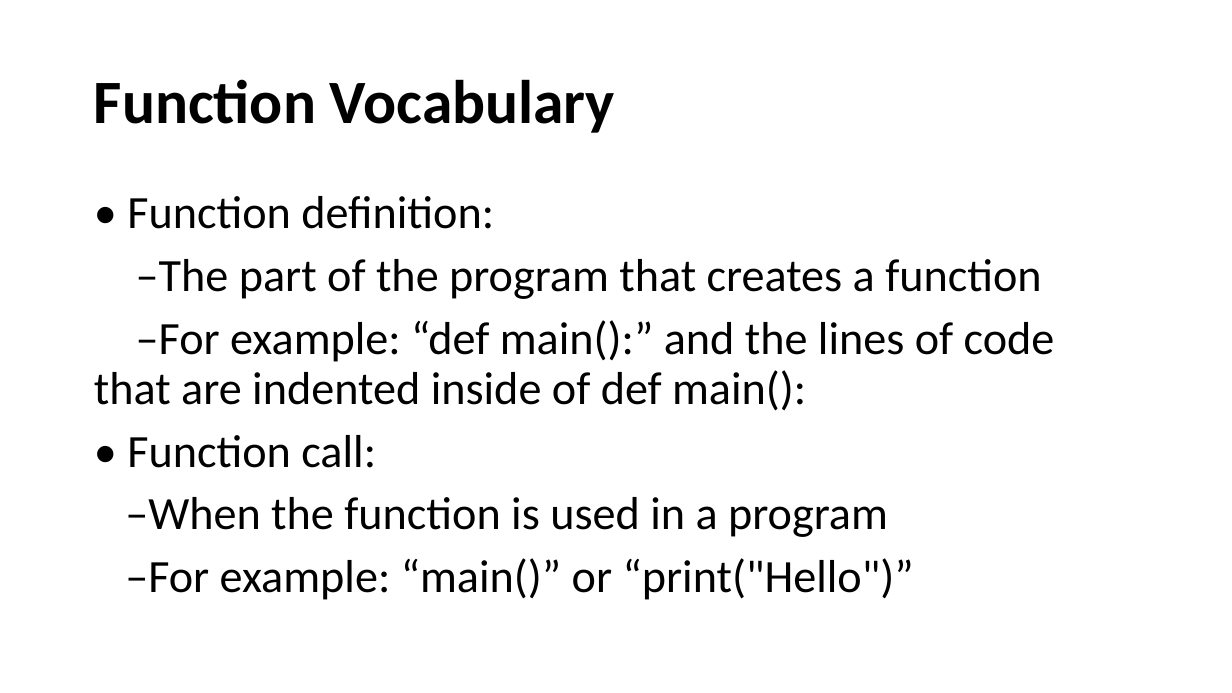
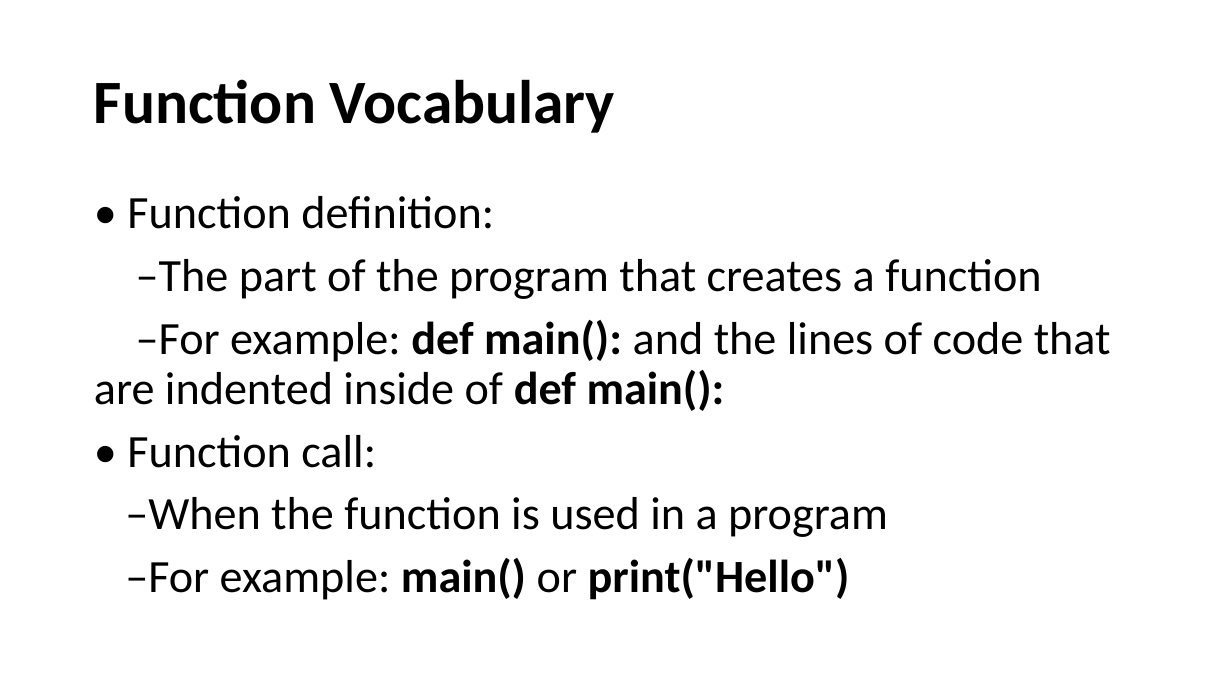
Before and after one commit to HKohin/Python-for-Upward-Bound-Program, a slide deck: slide 10 of PYTHON_10_Functions Part 1.pptx. Drawn at 1232x693 pixels with LibreOffice and Linux fonts; fonts in the diff are those of the drawing. Boxes give left, top, right and bottom in pixels: in the first picture for what was removed or moved away, otherwise in the second. Text is boxed around its words. In the diff, an @@ line names an element or a change of style, - is before the commit and + after.

```diff
--- a/PYTHON_10_Functions Part 1.pptx
+++ b/PYTHON_10_Functions Part 1.pptx
@@ text at <box>94,320,1111,411</box>: text changed @@
-–For example: “def main():” and the lines of code that are indented inside of def main():
+–For example: def main(): and the lines of code that are indented inside of def main():
@@ text at <box>125,558,850,600</box>: text changed; bold on @@
-–For example: “main()” or “print("Hello")”
+–For example: main() or print("Hello")
```
Also in this commit, not shown: 4 other slides changed, 1 other file.
